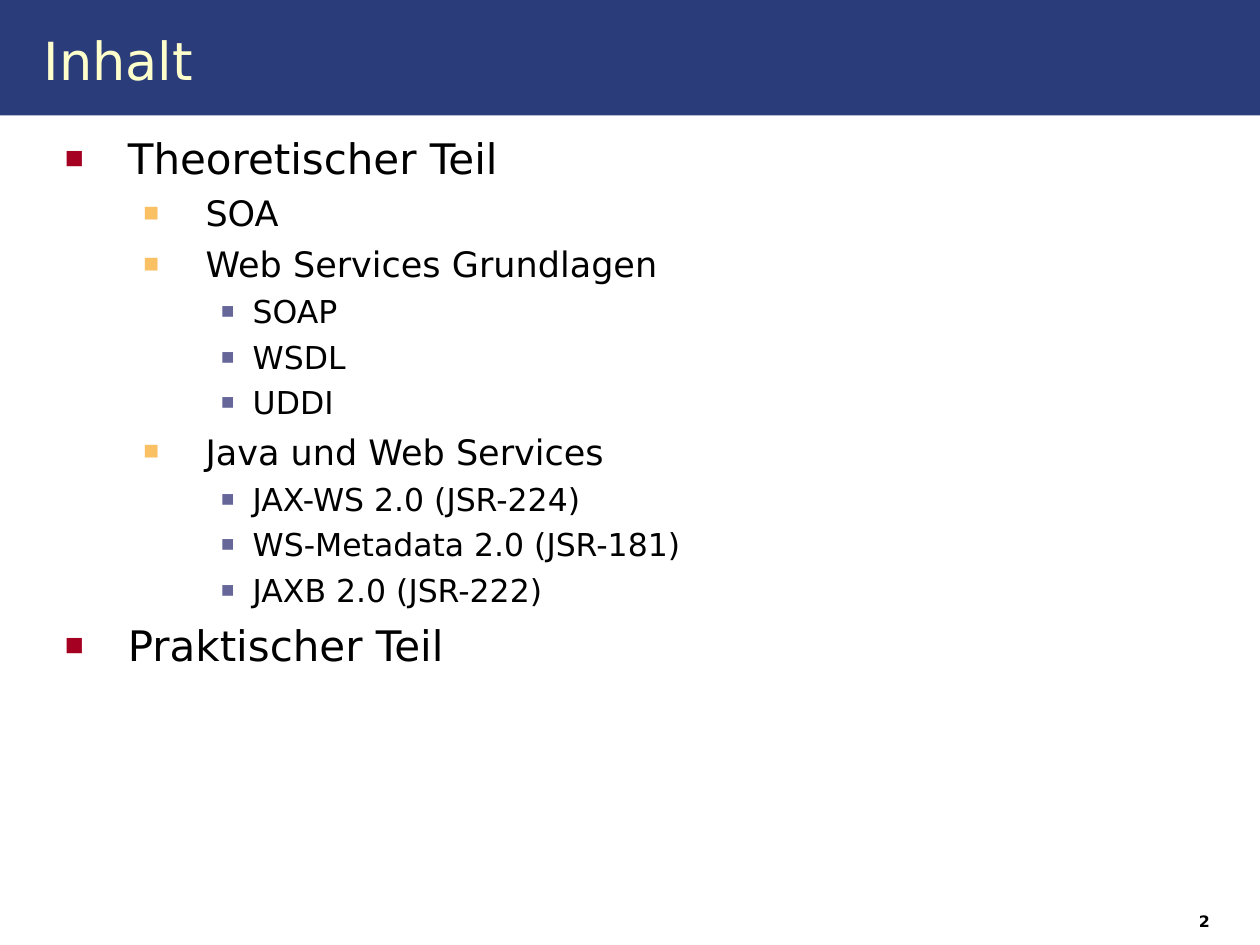
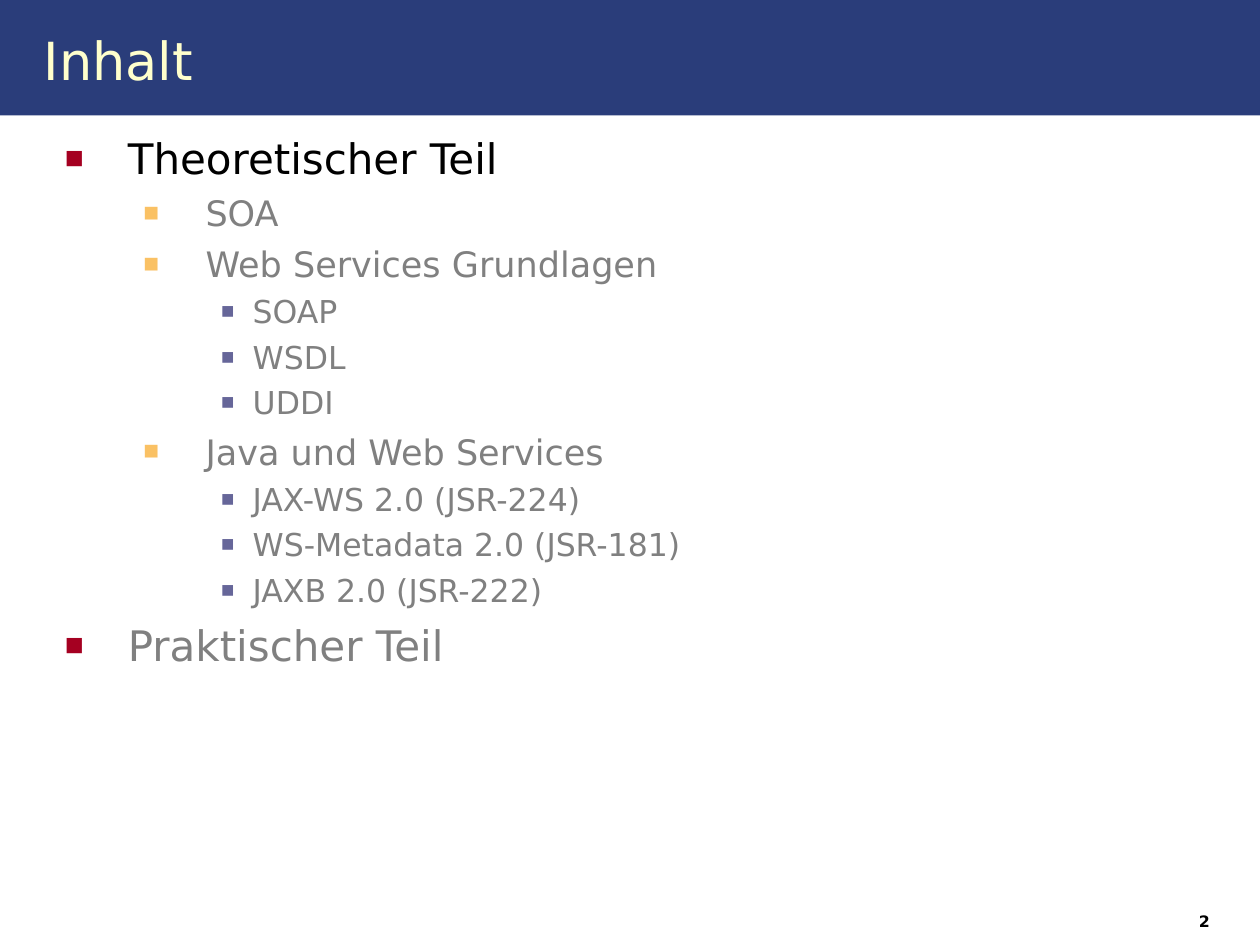
Before and after one commit to IAAS/decidr, a slide deck: slide 2 of seminars/rr/presentation/Web_Services.odp. Drawn at 1260x945 pixels with LibreOffice and Linux fonts; fonts in the diff are those of the drawing. Boxes give left, top, right and bottom in pixels: in the first picture for what was removed or moved away, otherwise in the second. Text is boxed around its words. In the diff, an @@ line names an element or a change of style, - is before the commit and + after.

```diff
--- a/seminars/rr/presentation/Web_Services.odp
+++ b/seminars/rr/presentation/Web_Services.odp
@@ text at box(128, 200, 680, 662): text colour #000000 to #808080 in "SOA", "Web Services Grundlagen", "SOAP", "WSDL" and 6 more places @@
```
Also in this commit, not shown: 7 other slides changed, 7 slides added, 1 other file.
